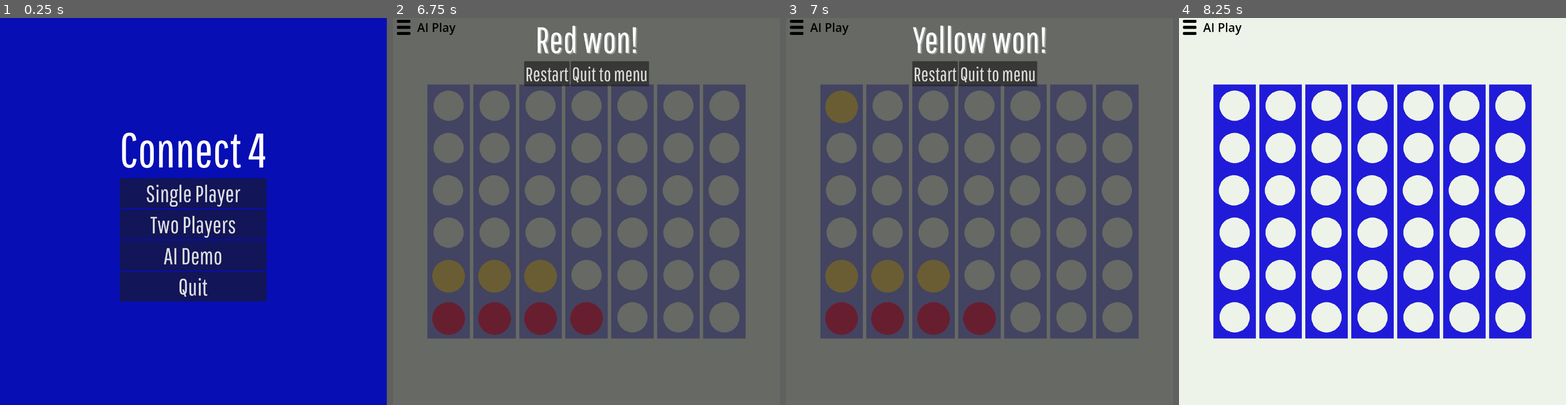
Above: before the commit, frames 1-4 (left to right).
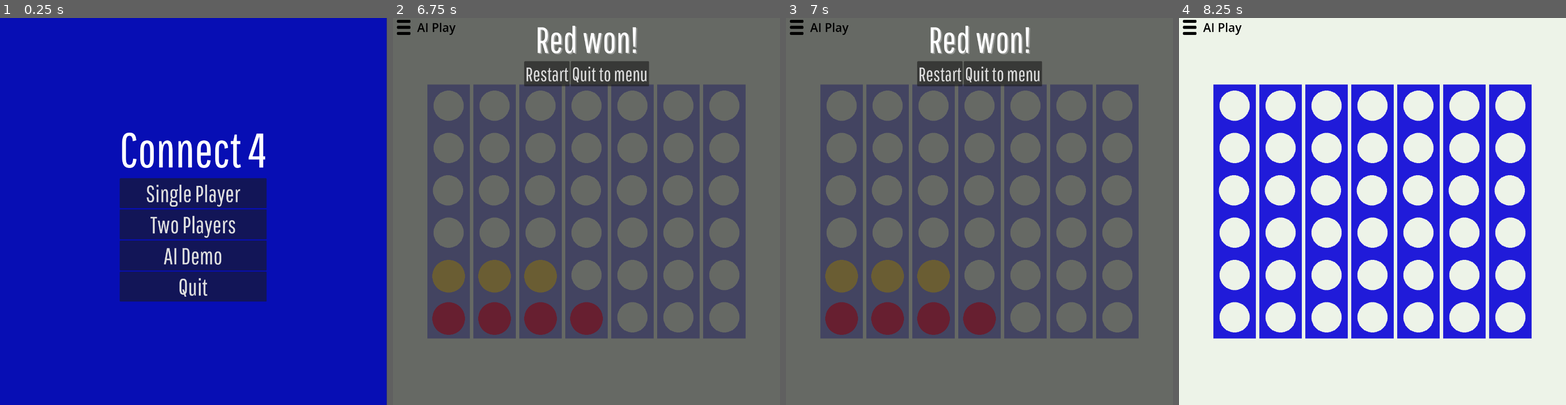
Above: after the commit, the same moments.

Repository: daniel-hartmann/gd-trabalho-01
Game: Godot game, scene res://main.tscn
Two runs of this game, one before a commit and one after it. Both use one fixed random seed, a clock stepped at 60 frames per second and the inputs below.
Inputs (mouse positions are in pixels of both pictures, inside the frame that each line leads up to):
- Up to frame 1 (0.25 s): no input
- Up to frame 2 (6.75 s): click "Two Players" at 0.5 s; click (447, 211) at 1.25 s; click (447, 211) at 2 s; click (493, 211) at 2.75 s; click (493, 211) at 3.5 s; click (540, 211) at 4.25 s; click (540, 211) at 5 s; click (586, 211) at 5.75 s; click "AI Play" at 6.5 s
- Up to frame 3 (7 s): no input
- Up to frame 4 (8.25 s): click "AI Play" at 7.25 s; click "Restart" at 8 s

Frames 1-2 are identical in both runs. In frame 3, 2.8% of the frame differs, in the area x 10-68%, y 2-28%; in frame 4, nothing differs.

Commit message:
Small ui adjustment

Diff:
--- a/dh-connect-four/AI/MiniMaxPoda.gd
+++ b/dh-connect-four/AI/MiniMaxPoda.gd
@@ -5,7 +5,7 @@
 const PLAY = preload("res://AI/Play.gd")
 
 const INFINITO: int = 99999
-var PROF_MAX: int = 2
+var PROF_MAX: int = 5
 
 func melhor_jogada(tabuleiro: GameGrid, jogador: String, dificuldade: String) -> Play:
 	var jogada: Play = minimax(tabuleiro, jogador, 1, -INFINITO, INFINITO, PROF_MAX, dificuldade)
--- a/dh-connect-four/game.gd
+++ b/dh-connect-four/game.gd
@@ -9,6 +9,7 @@
 
 var game_type: String
 var player1_is_red: bool
+var player1: String
 var difficulty = GAME_GRID.DIFFICULTY_HARD
 var game_finished: bool = false
 
@@ -44,6 +45,11 @@
 	print("player1_is_red: ", player1_is_red)
 
 	menu_button.connect("pressed", toggle_pause_menu.bind())
+
+	if player1_is_red:
+		player1 = GAME_GRID.RED
+	else:
+		player1 = GAME_GRID.YELLOW
 
 	# Schedule AI move
 	if game_type == "pvc" and not player1_is_red and game.current_player() == GAME_GRID.RED:
@@ -76,6 +82,7 @@
 	# TODO: depois eu vejo
 	return -1
 
+
 func _hide_preview():
 	for circle in preview_circles:
 		if circle:
@@ -84,7 +91,7 @@
 
 
 func play_preview_action(column_index, button) -> void:
-	if game_type == "ai_demo":
+	if game_type == "ai_demo" or game_type == "pvc" and player1 != game.current_player():
 		return
 
 	hide_preview.emit()
@@ -112,7 +119,9 @@
 func play_action(column_index, button) -> void:
 	hide_preview.emit()
 	var currentRow = _get_current_row(column_index)
-	if _make_play(Vector2(currentRow, column_index)):
+	if _make_play(Vector2(currentRow, column_index)) and game_type == "pvc":
+		# Schedule AI play
+		disable_buttons()
 		$Timer.start()
 
 
@@ -213,3 +222,4 @@
 func _on_timer_timeout() -> void:
 	print("_on_timer_timeout")
 	ai_move()
+	enable_buttons()
